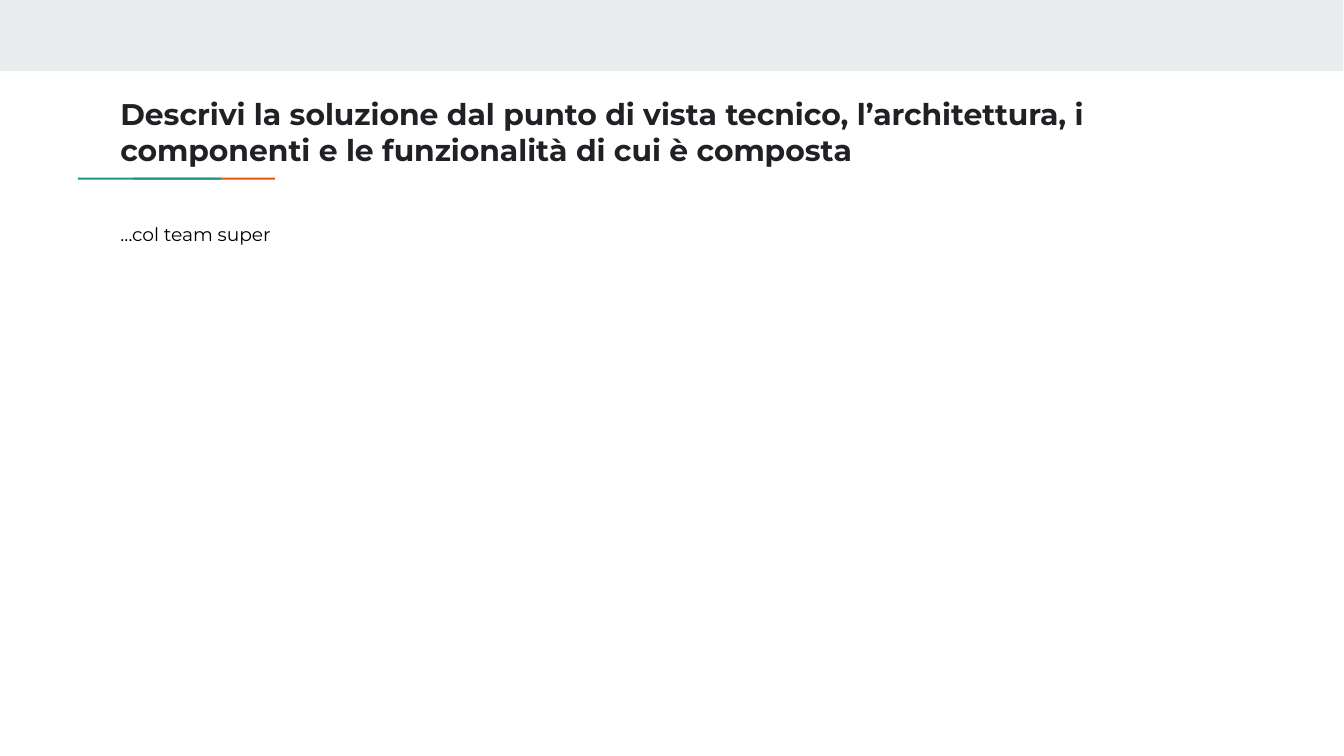
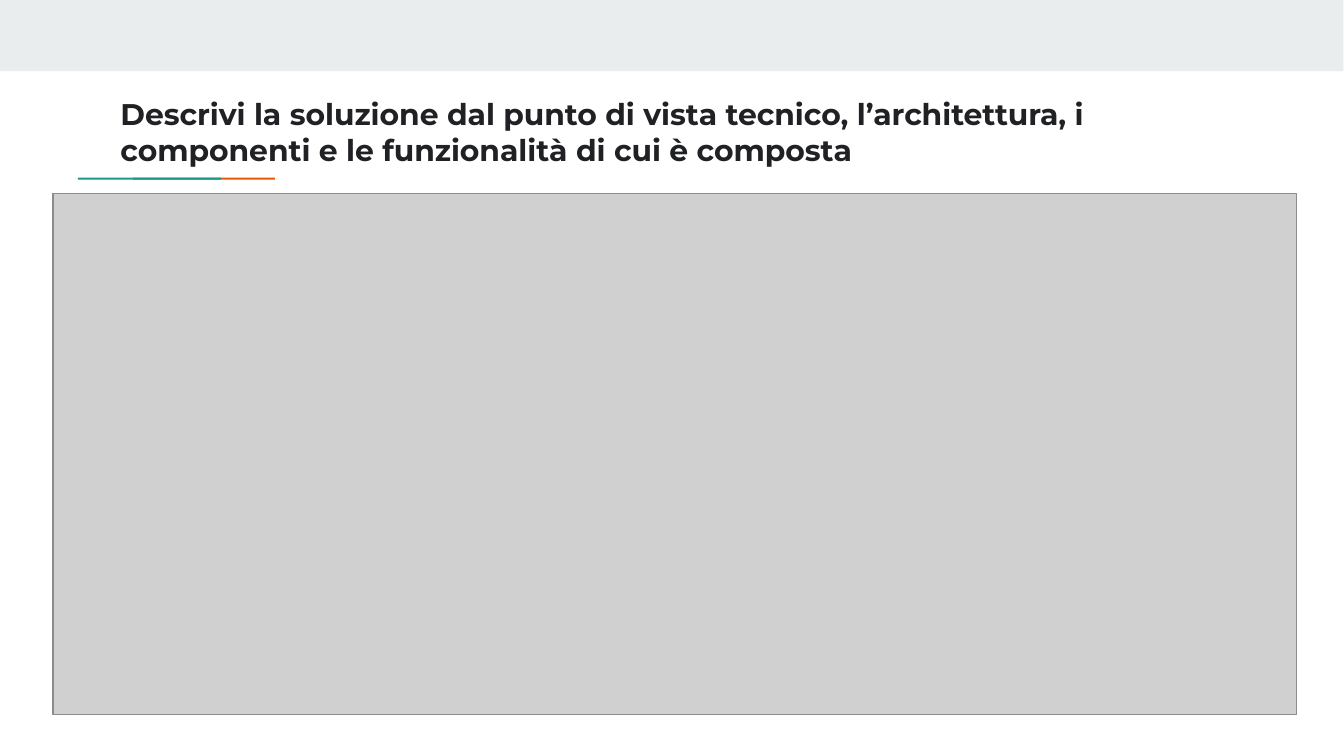
Before and after one commit to BacaroTech/PocketItaly, a slide deck: slide 12 of pitch pocket italy v2.pptx. Drawn at 1344x756 pixels with LibreOffice and Linux fonts; fonts in the diff are those of the drawing; grey boxes stand for pictures. Boxes give left, top, right and bottom in pixels: in the first picture for what was removed or moved away, otherwise in the second. Text is boxed around its words. In the diff, an @@ line names an element or a change of style, - is before the commit and + after.

Commit message:
updated presentation

```diff
--- a/pitch pocket italy v2.pptx
+++ b/pitch pocket italy v2.pptx
@@ picture added at (52, 194, 1296, 714) @@
@@ text removed at (120, 227, 271, 245) @@
-…col team super
```
